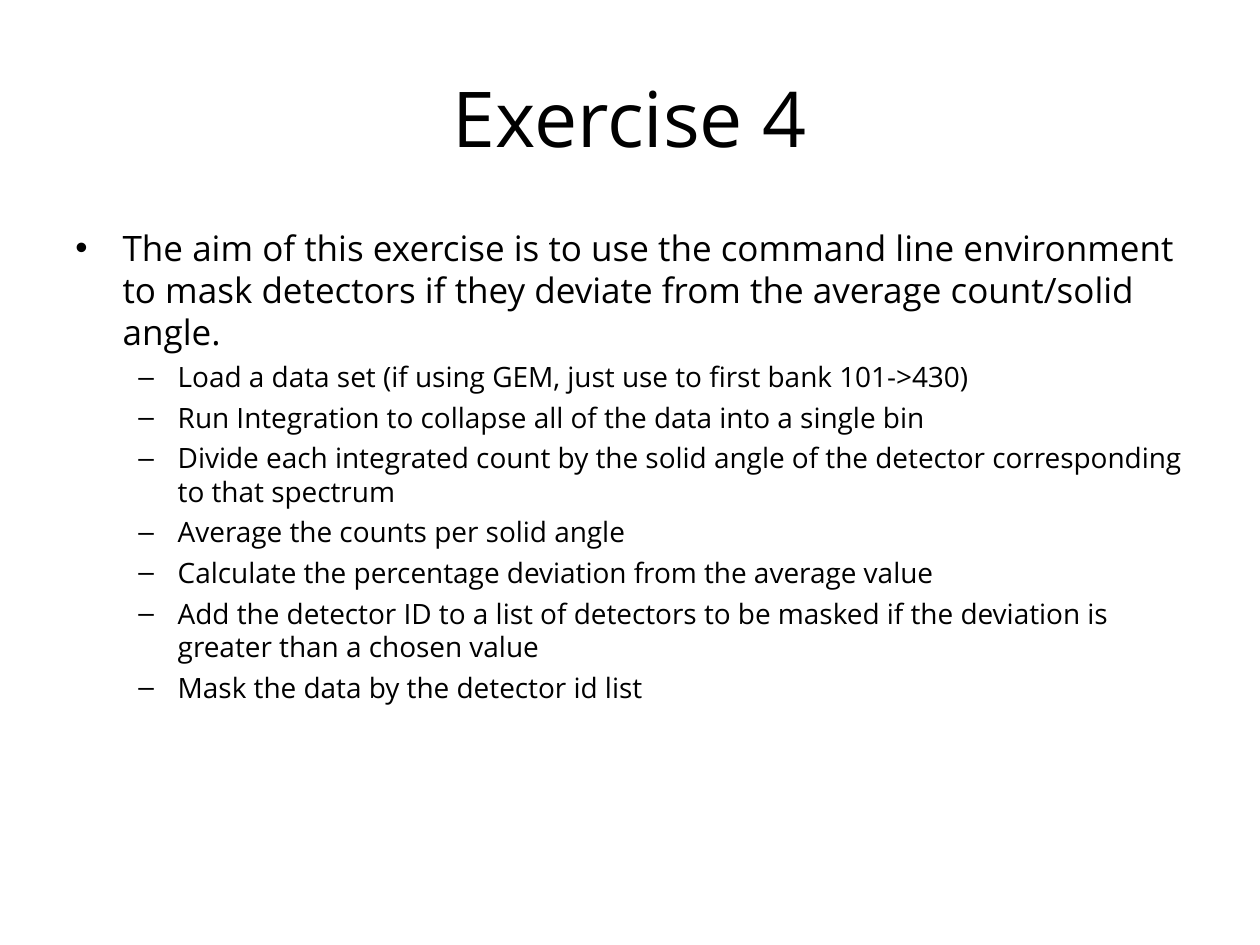
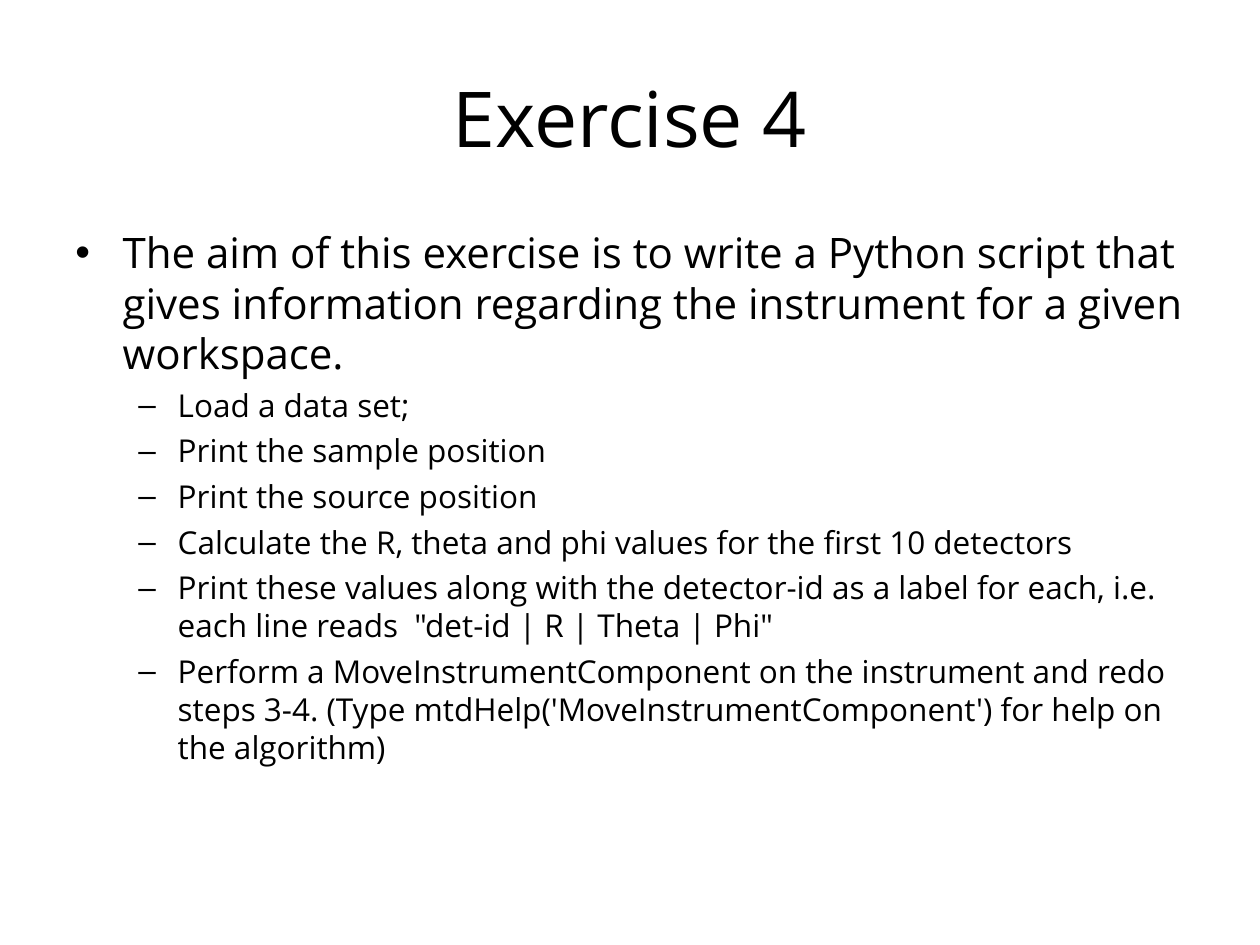
Before and after one commit to mantidproject/documents, a slide deck: slide 45 of Presentations/Python training course/Python in Mantid.ppt (slide 40 before the commit). Drawn at 1260x945 pixels with LibreOffice and Linux fonts; fonts in the diff are those of the drawing; background and template pictures are left out. Boxes give left, top, right and bottom in pixels: in the first picture for what was removed or moved away, otherwise in the second. Text is boxed around its words. In the diff, an @@ line names an element or a change of style, - is before the commit and + after.

Commit message:
Update Python in Mantid training.

```diff
--- a/Presentations/Python training course/Python in Mantid.ppt
+++ b/Presentations/Python training course/Python in Mantid.ppt
@@ text at [123, 236, 1182, 767]: text changed; size 16 to 18 pt @@
-• The aim of this exercise is to use the command line environment to mask detectors if they deviate from the average count/solid angle.
-  – Load a data set (if using GEM, just use to first bank 101->430)
-  – Run Integration to collapse all of the data into a single bin
-  – Divide each integrated count by the solid angle of the detector corresponding to that spectrum
-  – Average the counts per solid angle
-  – Calculate the percentage deviation from the average value
-  – Add the detector ID to a list of detectors to be masked if the deviation is greater than a chosen value
-  – Mask the data by the detector id list
+• The aim of this exercise is to write a Python script that gives information regarding the instrument for a given workspace.
+  – Load a data set;
+  – Print the sample position
+  – Print the source position
+  – Calculate the R, theta and phi values for the first 10 detectors
+  – Print these values along with the detector-id as a label for each, i.e. each line reads "det-id | R | Theta | Phi"
+  – Perform a MoveInstrumentComponent on the instrument and redo steps 3-4. (Type mtdHelp('MoveInstrumentComponent') for help on the algorithm)
```
Also in this commit, not shown: 8 other slides changed, 6 slides added, 1 slide removed.
